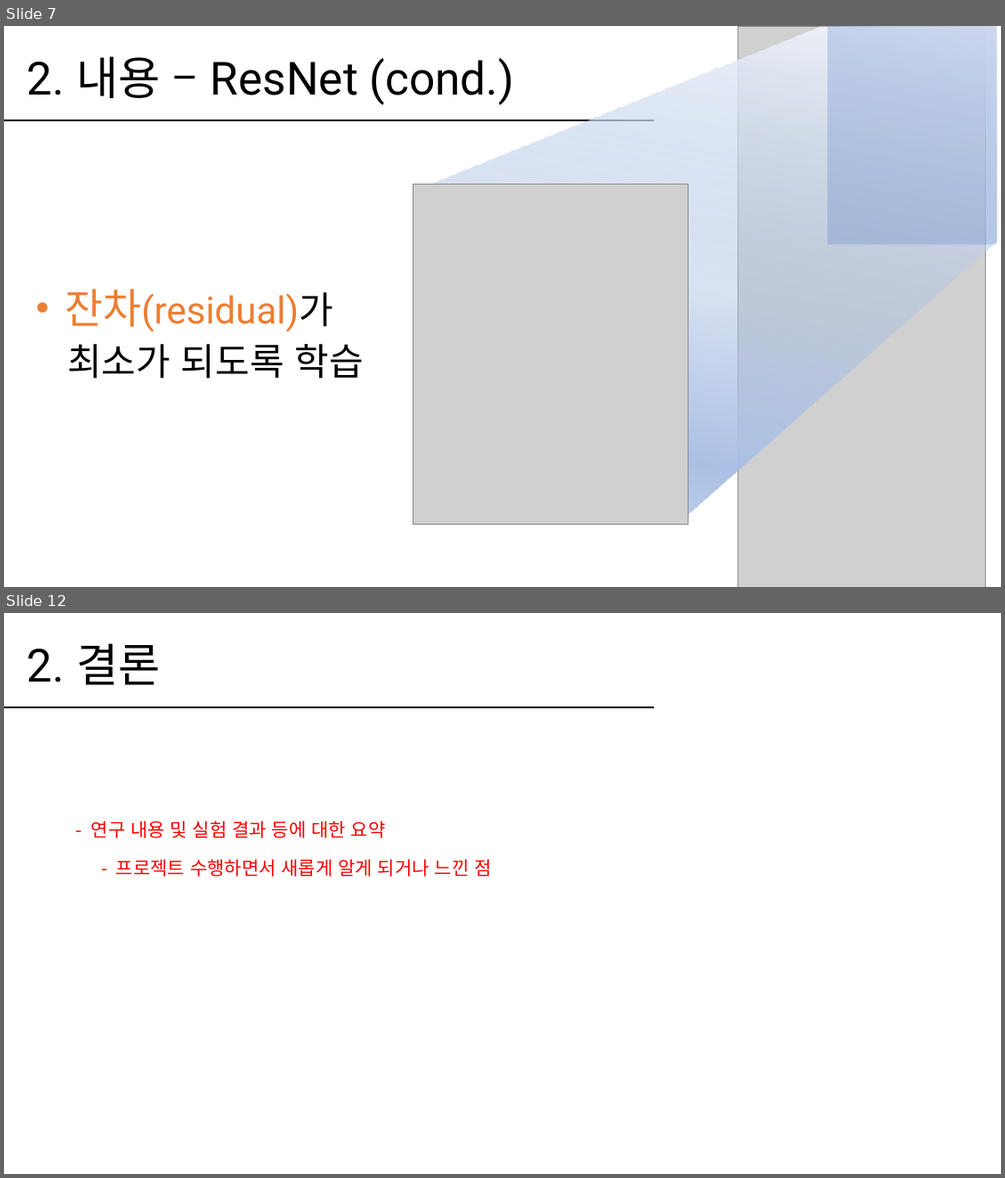
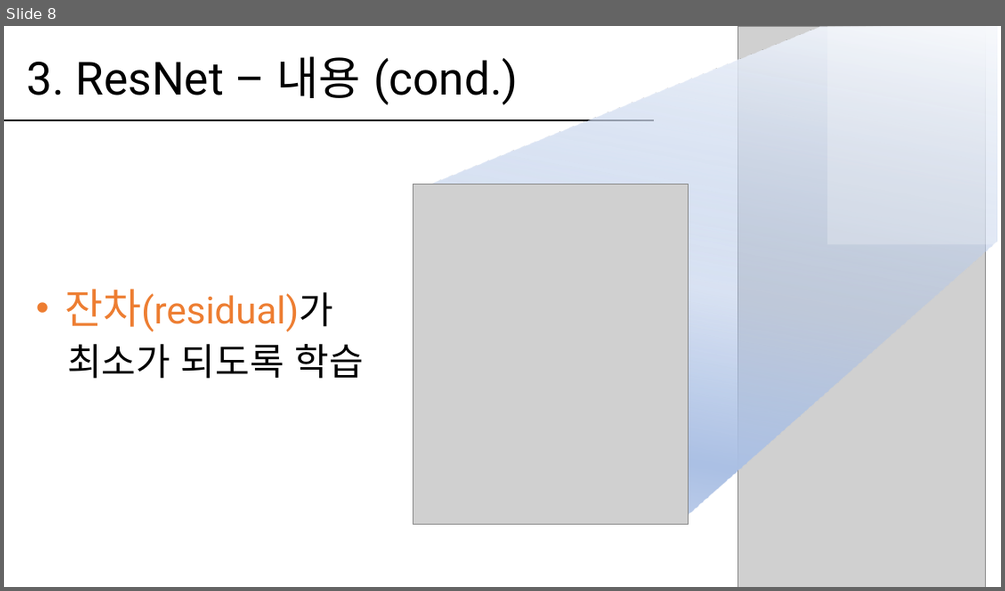
Before and after one commit to hanabzu/Computer-Vision-Project, a slide deck: report/발표_20154532.pptx. Shown one above the other, each under a label of ours: slides 7 and 12 before the commit, slide 8 after it; the slides between them are not shown. The pictures are 1005x1178 and 1005x591 pixels, drawn with LibreOffice and Linux fonts; fonts in the diff are those of the drawing; grey boxes stand for pictures. Boxes give left, top, right and bottom in pixels: in the first picture for what was removed or moved away, otherwise in the second. Text is boxed around its words. In the diff, an @@ line names an element or a change of style, - is before the commit and + after.

```diff
--- a/report/발표_20154532.pptx
+++ b/report/발표_20154532.pptx
@@ slide 12 removed at (x1=4, y1=613, x2=1001, y2=1174), background #FFFFFF @@
@@ title removed at (x1=27, y1=643, x2=160, y2=685) @@
-2. 결론
@@ line removed from (4, 708) to (655, 708) @@
@@ text removed at (x1=91, y1=820, x2=491, y2=876) @@
-- 연구 내용 및 실험 결과 등에 대한 요약
-- 프로젝트 수행하면서 새롭게 알게 되거나 느낀 점
@@ what was slide 7 is now slide 8 @@
@@ slide 8 changed as well @@
@@ rectangle at (x1=827, y1=26, x2=996, y2=244): fill #4472C4 at 24% opacity to #FFFFFF at 24% opacity @@
@@ title at (x1=27, y1=56, x2=518, y2=105): text changed @@
-2. 내용 – ResNet (cond.)
+3. ResNet – 내용 (cond.)
```
Also in this commit, not shown: 5 other slides changed, 14 slides added, 5 other slides removed, 2 other files.
